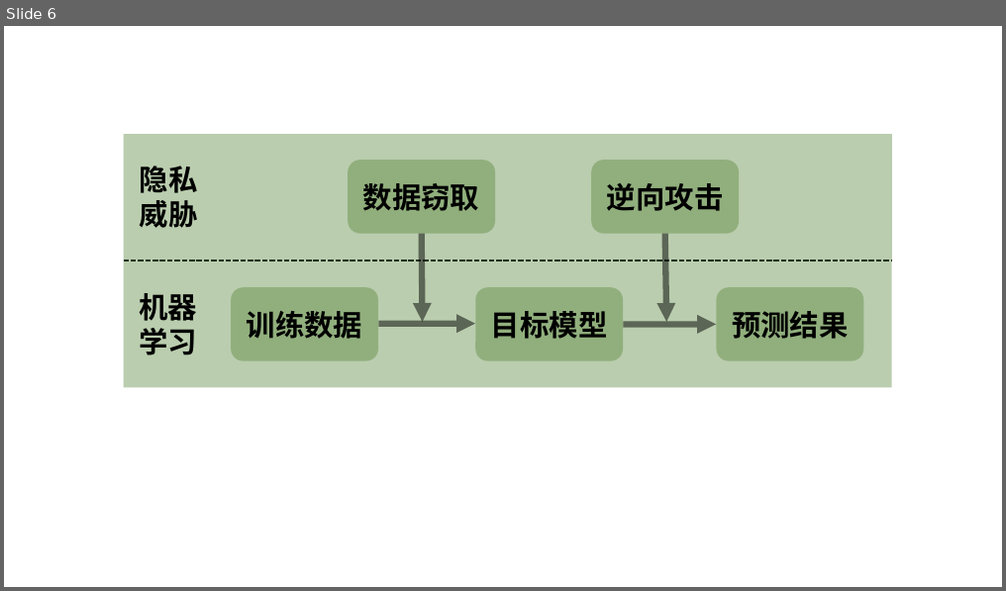
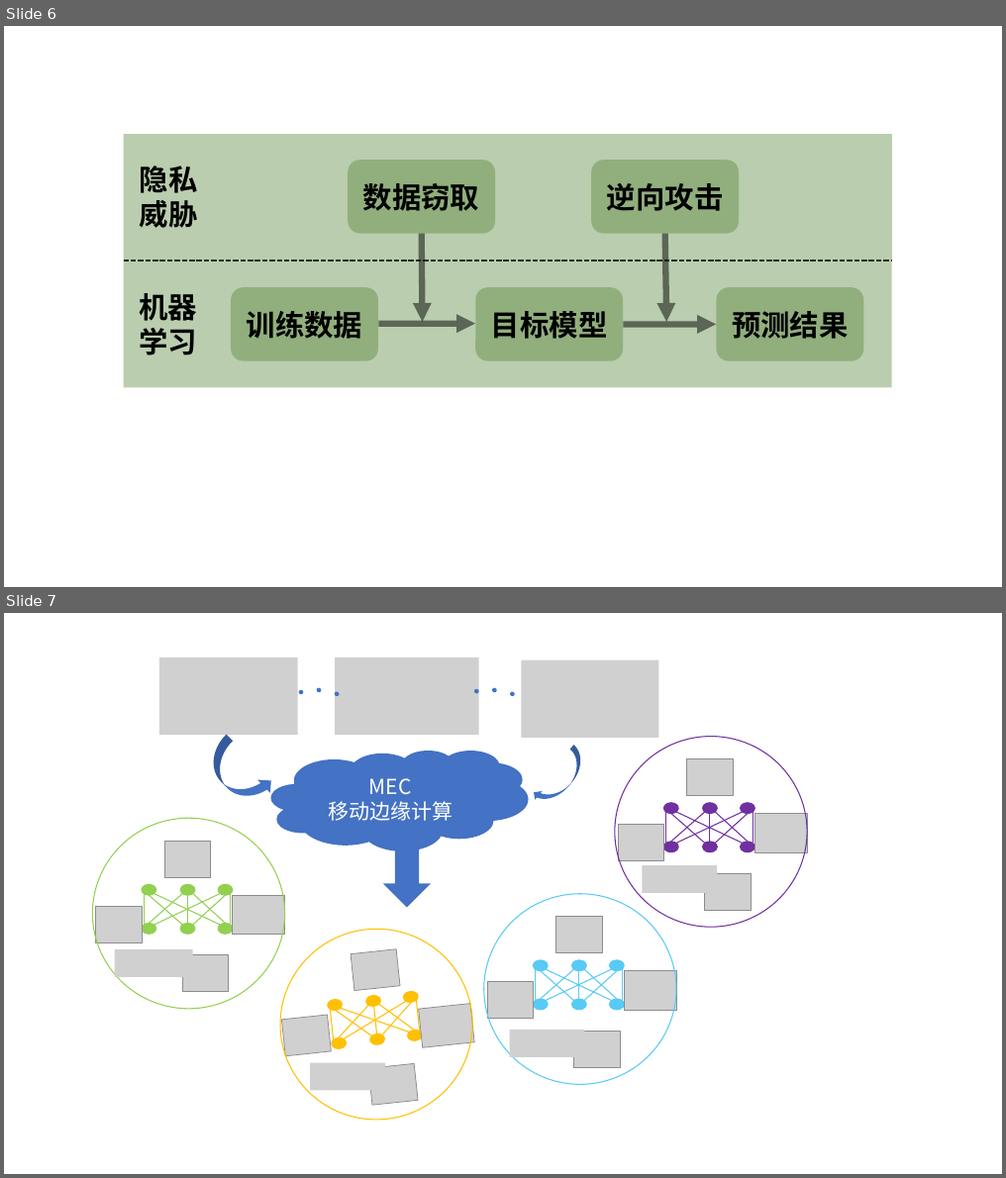
Before and after one commit to lao1a0/Iov-with-FL, a slide deck: 03-01组会/演示文稿1.pptx. Shown one above the other, each under a label of ours: slide 6 before the commit, slides 6 and 7 after it. The pictures are 1006x591 and 1006x1178 pixels, drawn with LibreOffice and Linux fonts; fonts in the diff are those of the drawing; grey boxes stand for pictures. Boxes give left, top, right and bottom in pixels: in the first picture for what was removed or moved away, otherwise in the second. Text is boxed around its words. In the diff, an @@ line names an element or a change of style, - is before the commit and + after.

```diff
--- a/03-01组会/演示文稿1.pptx
+++ b/03-01组会/演示文稿1.pptx
@@ slide 7 added at (4,613,1002,1174), background #FFFFFF @@
@@ group added at (92,658,807,1130): 36 lines, 34 ellipses, 23 pictures, 1 down arrow, 1 cloud, 1 curved right arrow, 1 curved left arrow @@
+MEC
+移动边缘计算
```
Also in this commit, not shown: 11 other slides added, 10 other files.
